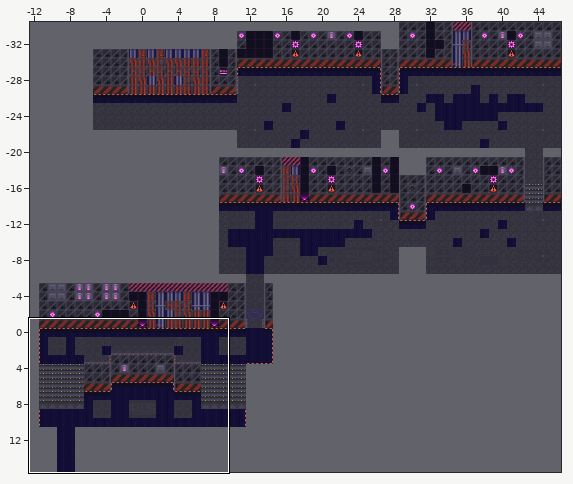
Two versions of a level (Tiled map, Rooms/Area5/5-2/5-2.tmx). Above, an overview of the earlier version with the close-up marked.
Close-up. Before the commit:
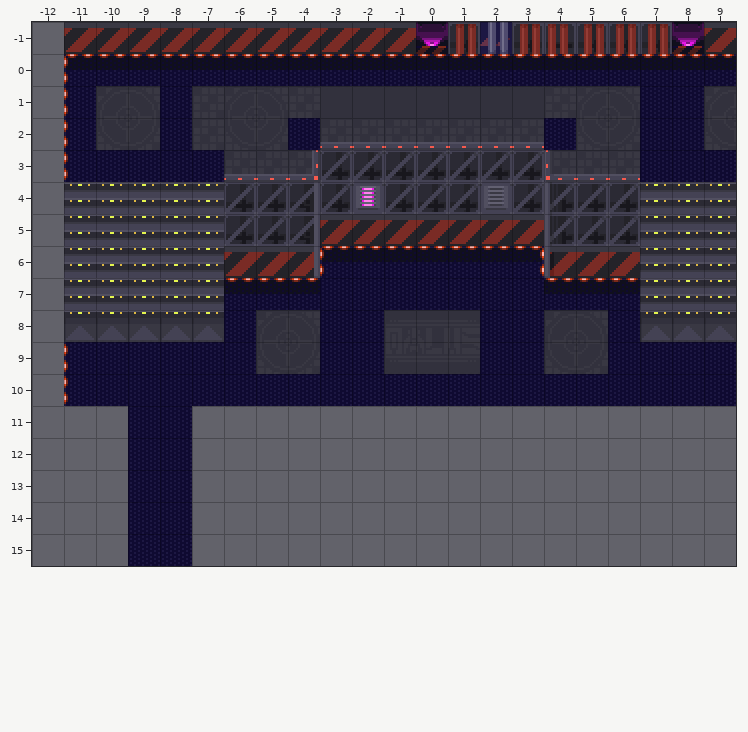
Cells are 16x16 px. Shown: x -12..9, y -1..15. The commit also changed other parts of the map, which this record leaves out. Tiles whose own drawing changed are shown in their newer look in all pictures.
Once edited:
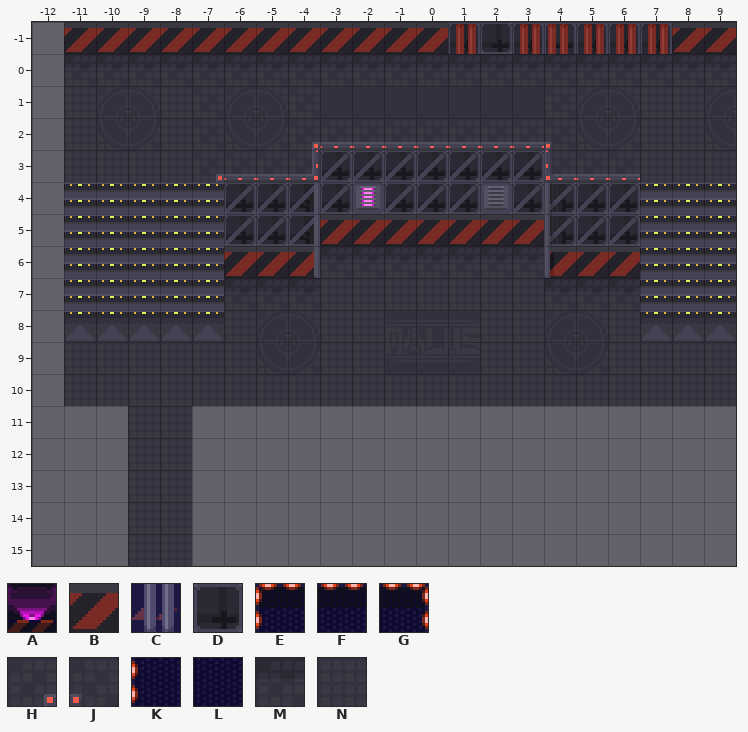
Key: from "bg_glasstown_02": A 64, B 65, C 132, D 133, E 288, F 289, G 290, H 291, J 292, K 320, L 321, M 385, N 417.
_ is an empty cell.
Edits made:
Layer "Tile Layer 1":
y -1: x 0 A -> B; x 2 C -> D; x 8 A -> B
y 0: x -11..9 EFFFFFFFFFFFFFFFFFFFF -> MMMMMMMMMMMMMMMMMMMMM
y 1: x -11 K -> N; x -8 L -> N; x 7..8 LL -> NN
y 2: x -11 K -> N; x -8 L -> N; x -4 L -> H; x 4 L -> J; x 7..8 LL -> NN
y 3: x -11..-7 KLLLL -> NNNNH; x 7..9 LLL -> NNN
y 6: x -3..3 EFFFFFG -> MMMMMMM
y 7: x -6..6 FFFLLLLLLLFFF -> MMMNNNNNNNMMM
y 8: x -6 L -> N; x -3..-2 LL -> NN; x 2..3 LL -> NN; x 6 L -> N
y 9: x -11..-6 KLLLLL -> NNNNNN; x -3..-2 LL -> NN; x 2..3 LL -> NN; x 6..9 LLLL -> NNNN
y 10: x -11..9 KLLLLLLLLLLLLLLLLLLLL -> NNNNNNNNNNNNNNNNNNNNN
y 11..15: x -9..-8 LL -> NN
